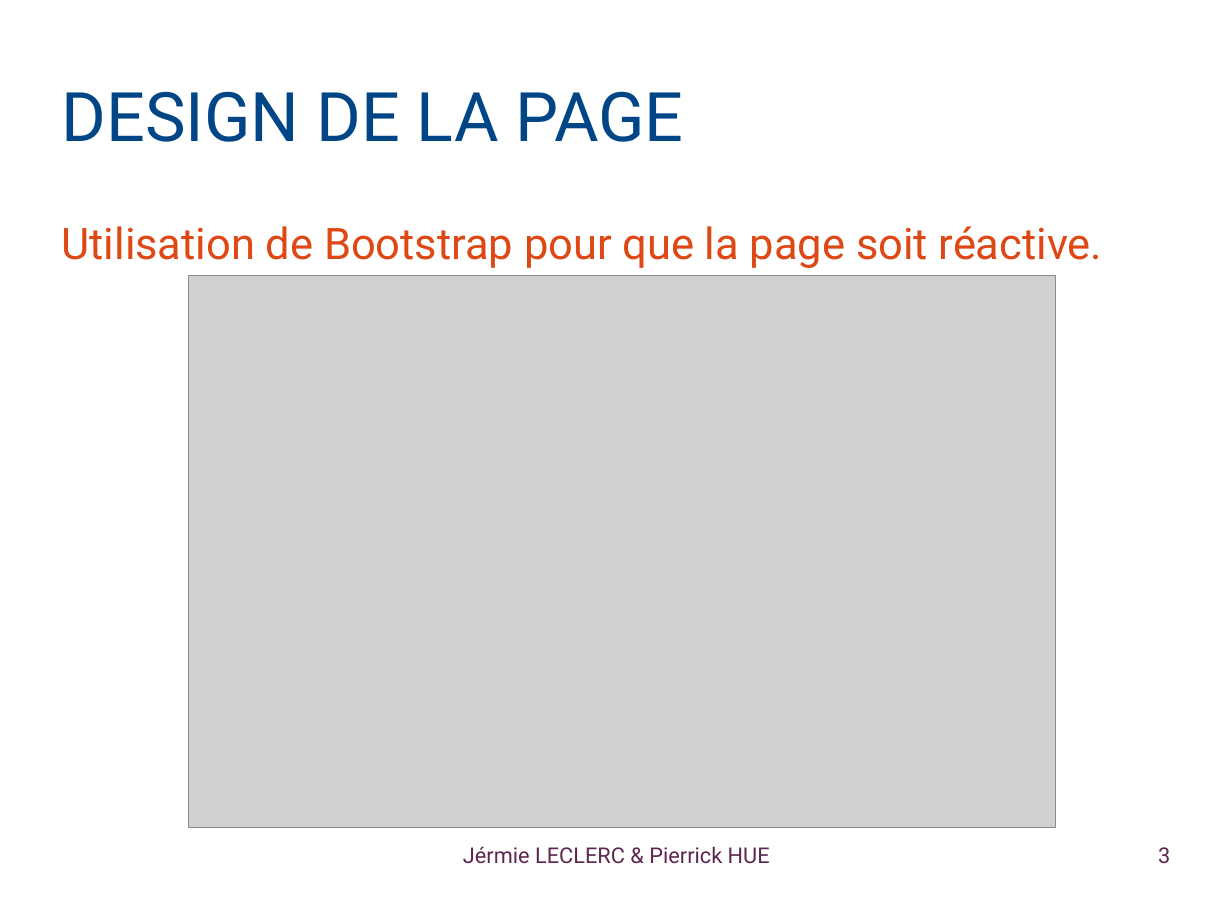
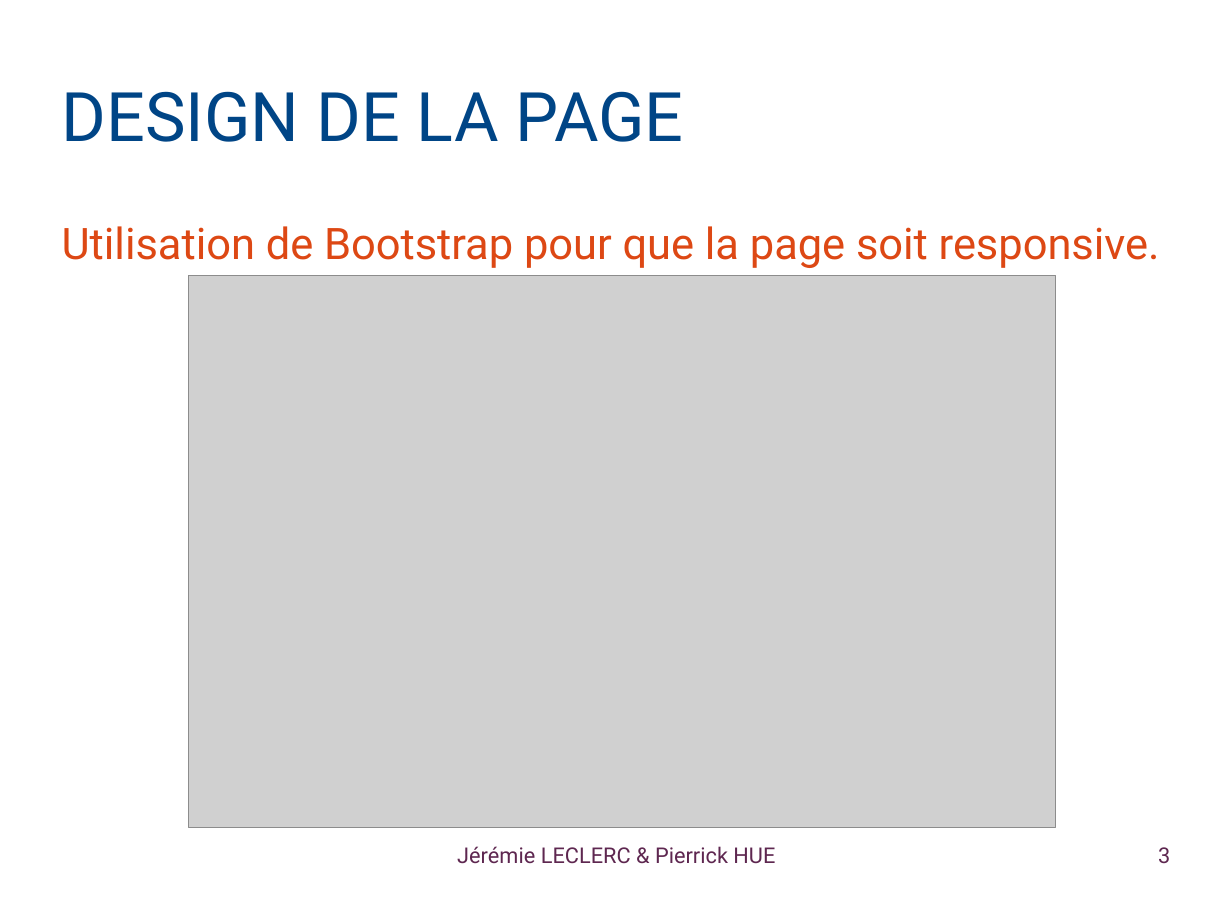
Before and after one commit to Jeremielc/ENSICaen_RSSFeedProject, a slide deck: slide 3 of Presentation/RSSFeedReader.odp. Drawn at 1232x924 pixels with LibreOffice and Linux fonts; fonts in the diff are those of the drawing; grey boxes stand for pictures; background and template pictures are left out. Boxes give left, top, right and bottom in pixels: in the first picture for what was removed or moved away, otherwise in the second. Text is boxed around its words. In the diff, an @@ line names an element or a change of style, - is before the commit and + after.

```diff
--- a/Presentation/RSSFeedReader.odp
+++ b/Presentation/RSSFeedReader.odp
@@ text at bbox=[62, 226, 1160, 268]: text changed @@
-Utilisation de Bootstrap pour que la page soit réactive.
+Utilisation de Bootstrap pour que la page soit responsive.
@@ text at bbox=[457, 846, 775, 864]: text changed @@
-Jérmie LECLERC & Pierrick HUE
+Jérémie LECLERC & Pierrick HUE
```
Also in this commit, not shown: 7 other slides changed, 1 slide added, 3 other files.
